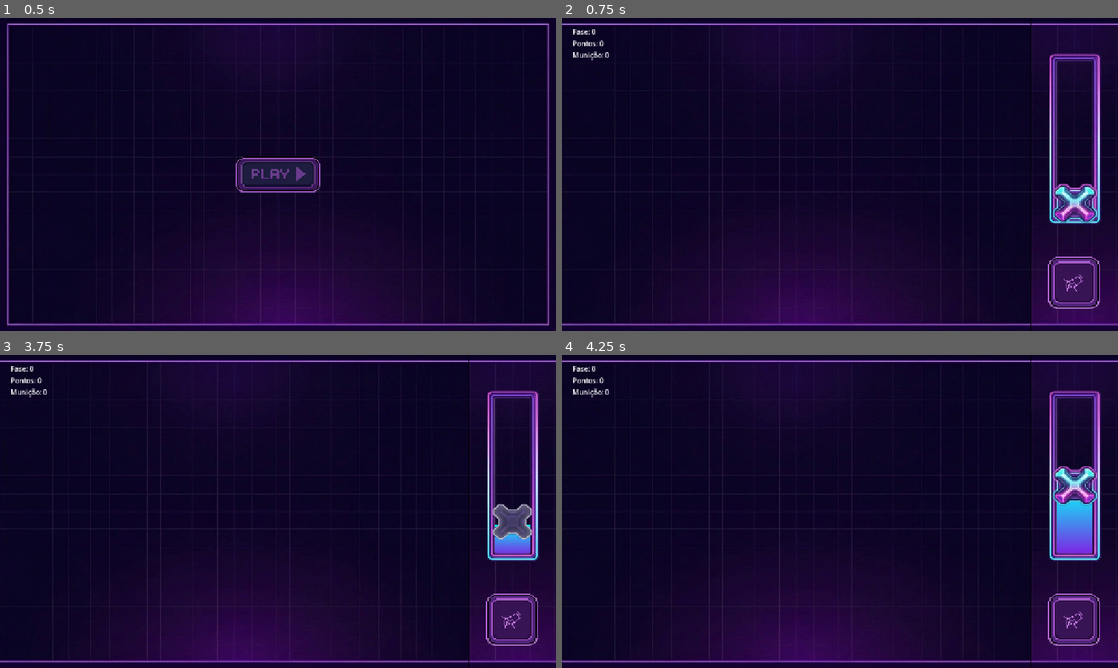
Above: before the commit, frames 1-4 (two rows, left to right).
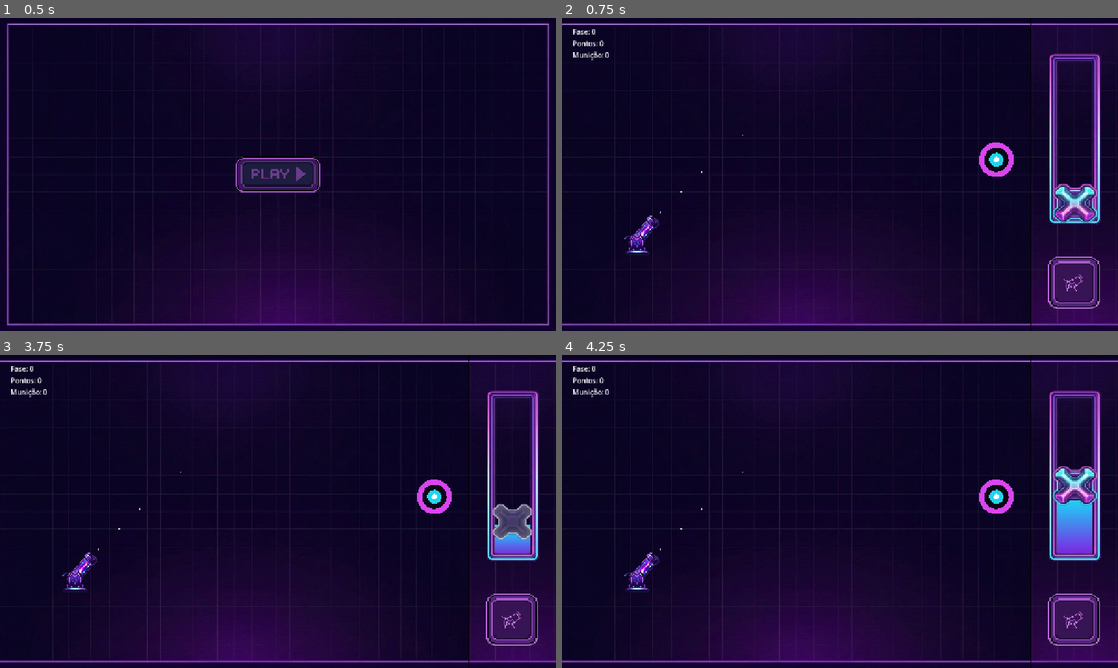
Above: after the commit, the same moments.

Repository: Zidan-09/Arc-Impact
Game: Godot game, scene res://screens/home.tscn
The game is run twice, just before and just after one commit, with the same random seed, the same clock (stepped at 60 frames per second) and the same inputs.
Inputs (mouse positions are in pixels of both pictures, inside the frame that each line leads up to):
- Up to frame 1 (0.5 s): no input
- Up to frame 2 (0.75 s): click (840, 174) at 0.5 s
- Up to frame 3 (3.75 s): click (511, 621) at 1.25 s; click (511, 621) at 2 s; click (511, 621) at 2.75 s; tap Enter at 3.5 s; drag from (511, 536) to (333, 442) at 3.52 s
- Up to frame 4 (4.25 s): no input

Frame 1 is identical in both runs. In frame 2, 0.7% of the frame differs, in the area x 11-82%, y 37-76%; in frame 3, 0.7%; in frame 4, 0.7%.

Commit message:
feat(game): minimal Game loads fixed level with Cannon and Level nodes

Diff:
--- /dev/null
+++ b/screens/game.gd
@@ -0,0 +1,23 @@
+extends Control
+
+@onready var world: Node2D = $WorldArea/World
+@onready var level_node: Node2D = $WorldArea/World/Level
+@onready var cannon: Cannon = $WorldArea/World/Cannon
+
+var builder: LevelBuilder
+var current_def: LevelDefinition = null
+
+
+func _ready() -> void:
+	builder = LevelBuilder.new()
+	add_child(builder)
+	cannon.bullet_container = level_node
+	load_fixed_level()
+
+
+func load_fixed_level() -> void:
+	var cfg := DifficultyTable.get_config(1)
+	var def := ProceduralLevelGenerator.ultimate_fallback(1, 1, cfg)
+	await builder.build(level_node, def)
+	current_def = def
+	cannon.position = def.cannon_position
--- a/screens/game.tscn
+++ b/screens/game.tscn
@@ -2,6 +2,8 @@
 
 [ext_resource type="Texture2D" uid="uid://rrnqcx88qao5" path="res://assets/background/background.jpg" id="1_3ciuf"]
 [ext_resource type="PackedScene" uid="uid://djwula3u81ni3" path="res://components/hud/hud.tscn" id="1_6ydpi"]
+[ext_resource type="Script" path="res://screens/game.gd" id="1_game"]
+[ext_resource type="PackedScene" uid="uid://bangr24luog7a" path="res://components/cannon/cannon.tscn" id="2_cannon"]
 
 [node name="Game" type="Control" unique_id=1263011264]
 layout_mode = 3
@@ -10,6 +12,7 @@
 anchor_bottom = 1.0
 grow_horizontal = 2
 grow_vertical = 2
+script = ExtResource("1_game")
 
 [node name="WorldArea" type="Control" parent="." unique_id=1675874694]
 layout_mode = 1
@@ -34,6 +37,15 @@
 stretch_mode = 6
 
 [node name="World" type="Node2D" parent="WorldArea" unique_id=985892701]
+
+[node name="Level" type="Node2D" parent="WorldArea/World" unique_id=348385949]
+
+[node name="Cannon" parent="WorldArea/World" unique_id=1115613927 instance=ExtResource("2_cannon")]
+position = Vector2(173, 523)
+scale = Vector2(0.2, 0.2)
+min_angle = -20.0
+max_angle = 83.0
+base_shot_speed = 2000.0
 
 [node name="ControlsArea" type="Control" parent="." unique_id=393842946]
 layout_mode = 1
Not shown, added: docs/plan.md
